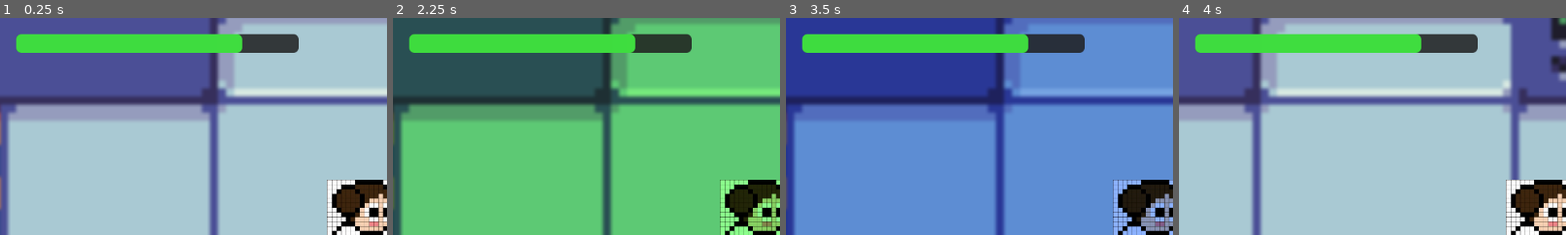
Above: before the commit, frames 1-4 (left to right).
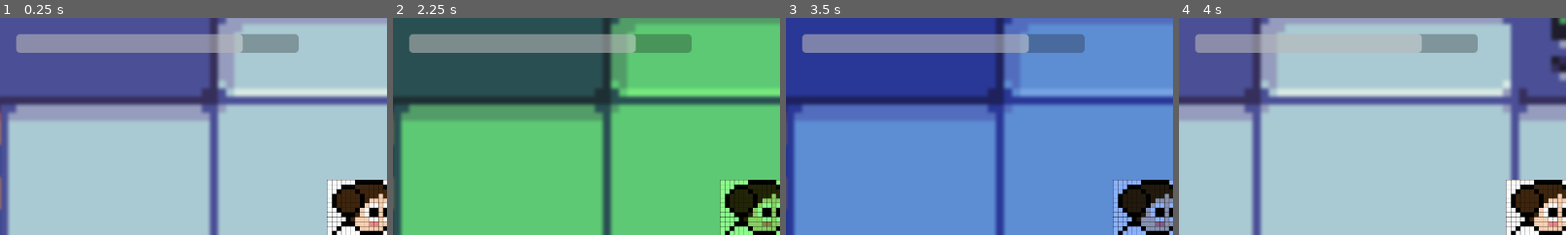
Above: after the commit, the same moments.

Repository: William-Barry-Aix/GGJ_2026
Game: Godot game, scene res://scenes/root/game_root.tscn
The game is run twice, just before and just after one commit, with the same random seed, the same clock (stepped at 60 frames per second) and the same inputs.
Inputs:
- Up to frame 1 (0.25 s): no input
- Up to frame 2 (2.25 s): click "2" at 0.5 s; click "1" at 1.25 s; click "3" at 2 s
- Up to frame 3 (3.5 s): click "4" at 2.75 s
- Up to frame 4 (4 s): tap Enter at 3.5 s; hold D (move_right) from 3.53 s (still down); tap 1 (layer_1) at 3.6 s
The pictures show only the part of the screen within x 0-50%, y 0-50%; the shares and areas given below are measured in that part.

The runs differ from the first frame. In frame 1, 6.5% of the frame differs, in the area x 4-78%, y 7-17%; in frame 2, 6.5%; in frame 3, 6.5%; in frame 4, 6.5%.
Error after the commit: Invalid assignment of property or key 'corner_radius_all' with value of type 'int' on a base object of type 'StyleBoxFlat'. (res://scenes/ui/hud.gd:99)

Commit message:
empty change

Diff:
--- a/scenes/ui/hud.gd
+++ b/scenes/ui/hud.gd
@@ -96,10 +96,8 @@
 
 	var fill := StyleBoxFlat.new()
 	fill.bg_color = Color(0.25, 0.9, 0.25, 0.95)
-	fill.corner_radius_top_left = 8
-	fill.corner_radius_top_right = 8
-	fill.corner_radius_bottom_left = 8
-	fill.corner_radius_bottom_right = 8
+	fill.corner_radius_all = 8
+
 
 	health_bar.add_theme_stylebox_override("background", bg)
 	health_bar.add_theme_stylebox_override("fill", fill)
